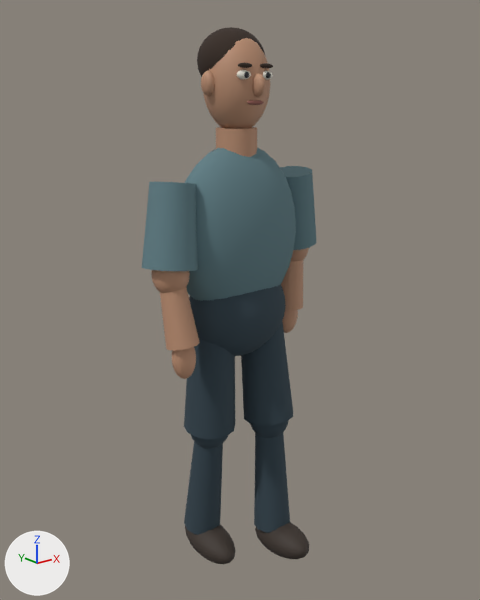
The glTF model dist/models/human-male.glb, before and after one commit.
One viewpoint serves both versions: a 50 mm camera at (-1.32, -1.666, 1.656) aimed at (0.014, 0.001, 0.989). Every picture has the same lights, and +X, +Y and +Z are marked at lower left. The picture after the commit comes second. Where no turn or scale is listed for an object, it has been applied to the vertices.

The first picture shows 'calf_l', 'calf_r', 'forearm_l', 'hair', 'head', 'hips', 'shoe_l', 'shoe_r', 'sleeve_l', 'sleeve_r', 'thigh_l', 'thigh_r', 'torso' and 14 more.
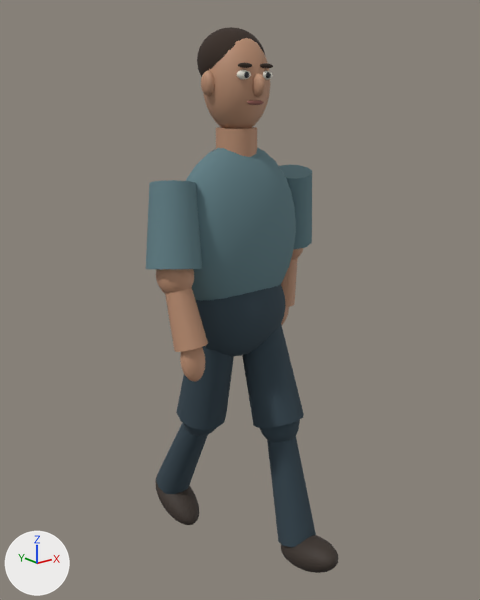
ob_arm_l is not drawn itself; it is the parent of ob_sleeve_l, ob_elbow_l, ob_forearm_l, ob_hand_l.
ob_leg_l is not drawn itself; it is the parent of ob_thigh_l, ob_knee_l, ob_calf_l, ob_shoe_l.
ob_arm_r is not drawn itself; it is the parent of ob_sleeve_r, ob_elbow_r, ob_forearm_r, ob_hand_r.
ob_leg_r is not drawn itself; it is the parent of ob_thigh_r, ob_knee_r, ob_calf_r, ob_shoe_r.

What differs and where, as boxes (x1, y1, x2, y2) in the pictures (480 x 600 px):
'calf_r', moved, turned: before (254, 433, 290, 533); after (267, 436, 316, 547)
'sleeve_l', turned: before (142, 182, 198, 271); after (146, 180, 202, 269)
'calf_l', moved, turned: before (184, 442, 223, 535); after (156, 422, 208, 494)
'thigh_l', moved, turned: before (184, 339, 235, 439); after (176, 346, 234, 430)
'thigh_r', moved, turned: before (241, 322, 293, 425); after (242, 324, 304, 428)
'shoe_r', moved, turned: before (255, 522, 309, 559); after (281, 535, 338, 573)
'shoe_l', moved, turned: before (185, 525, 236, 564); after (155, 474, 199, 525)
'forearm_l', turned: before (160, 287, 200, 351); after (165, 287, 208, 352)
'sleeve_r', turned: before (280, 166, 316, 250); after (279, 165, 312, 249)
'hand_l', turned: before (172, 347, 196, 379); after (180, 347, 205, 381)
'elbow_l', turned: before (152, 270, 190, 293); after (156, 269, 194, 294)
'forearm_r', turned: before (281, 260, 303, 310); after (281, 258, 298, 307)
'knee_r', moved, turned: before (250, 421, 288, 438); after (260, 420, 300, 442)
'knee_l', moved, turned: before (191, 435, 228, 449); after (183, 423, 216, 436)
'hand_r', turned (mostly hidden afterwards): before (282, 310, 298, 333); after (281, 307, 289, 325)
'elbow_r', turned (mostly hidden): before (291, 248, 309, 261); after (291, 248, 303, 260)

The change, as a diff of the scene's bpy script:
```diff
--- a/dist/models/human-male.glb.py
+++ b/dist/models/human-male.glb.py
@@ ob_arm_l @@
 ob_arm_l.location = (-0.24, 0.0, 1.4)
-ob_arm_l.rotation_euler = (-0.0992, 0.0, 0.0)  # degrees (-5.7, 0, 0)
+ob_arm_l.rotation_euler = (-0.192, 0.0, 0.0)  # degrees (-11, 0, 0)
@@ ob_leg_l @@
 ob_leg_l.parent = ob_citizen
-ob_leg_l.location = (-0.102, 0.0, 0.94)
-ob_leg_l.rotation_euler = (0.0992, 0.0, 0.0)  # degrees (5.7, 0, 0)
+ob_leg_l.location = (-0.085, 0.0, 0.94)
+ob_leg_l.rotation_euler = (0.289, 0.0, 0.0)  # degrees (17, 0, 0)
@@ ob_calf_l @@
 ob_calf_l = bpy.data.objects.new('calf_l', me_mesh_11)
-ob_calf_l.parent = ob_leg_l
-ob_calf_l.location = (0.0, -0.0075, -0.605)
+ob_calf_l.parent = ob_shin_l
+ob_calf_l.location = (0.0, 0.0075, -0.215)
 ob_calf_l.rotation_euler = (-3.107, 0.0, 0.0)  # degrees (-178, 0, 0)
@@ ob_shoe_l @@
 ob_shoe_l = bpy.data.objects.new('shoe_l', me_mesh_12)
-ob_shoe_l.parent = ob_leg_l
-ob_shoe_l.location = (0.0, -0.05, -0.86)
+ob_shoe_l.parent = ob_shin_l
+ob_shoe_l.location = (0.0, -0.035, -0.47)
 ob_shoe_l.scale = (0.067, 0.13, 0.058)
@@ ob_arm_r @@
 ob_arm_r.location = (0.24, 0.0, 1.4)
-ob_arm_r.rotation_euler = (0.0992, 0.0, 0.0)  # degrees (5.7, 0, 0)
+ob_arm_r.rotation_euler = (0.192, 0.0, 0.0)  # degrees (11, 0, 0)
@@ ob_leg_r @@
 ob_leg_r.parent = ob_citizen
-ob_leg_r.location = (0.102, 0.0, 0.94)
-ob_leg_r.rotation_euler = (-0.0992, 0.0, 0.0)  # degrees (-5.7, 0, 0)
+ob_leg_r.location = (0.085, 0.0, 0.94)
+ob_leg_r.rotation_euler = (-0.289, 0.0, 0.0)  # degrees (-17, 0, 0)
@@ ob_shin_l @@
+ob_shin_l = bpy.data.objects.new('shin_l', None)
+ob_shin_l.parent = ob_leg_l
+ob_shin_l.location = (0.0, -0.015, -0.39)
+ob_shin_l.rotation_euler = (0.175, 0.0, 0.0)  # degrees (10, 0, 0)
```
